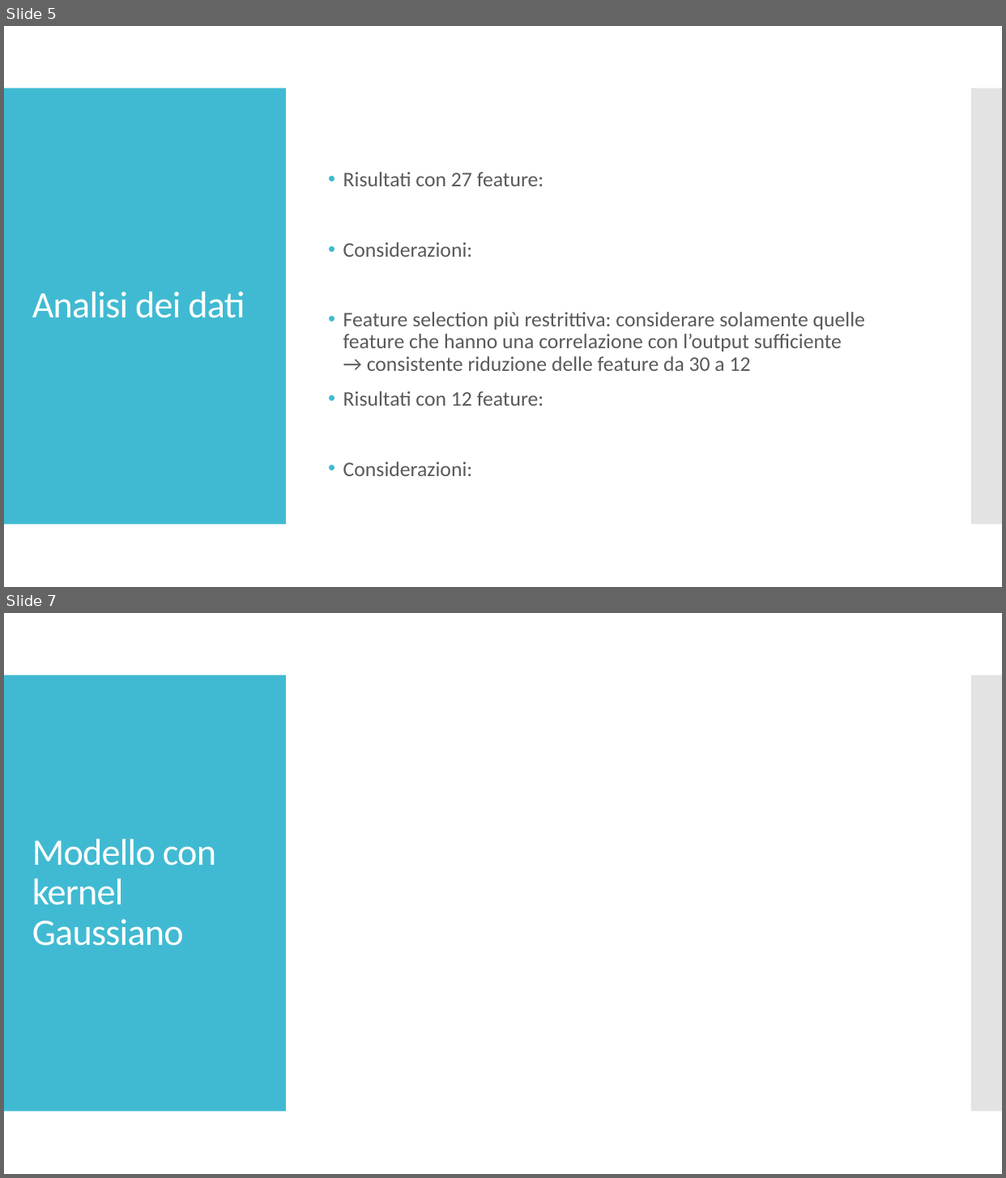
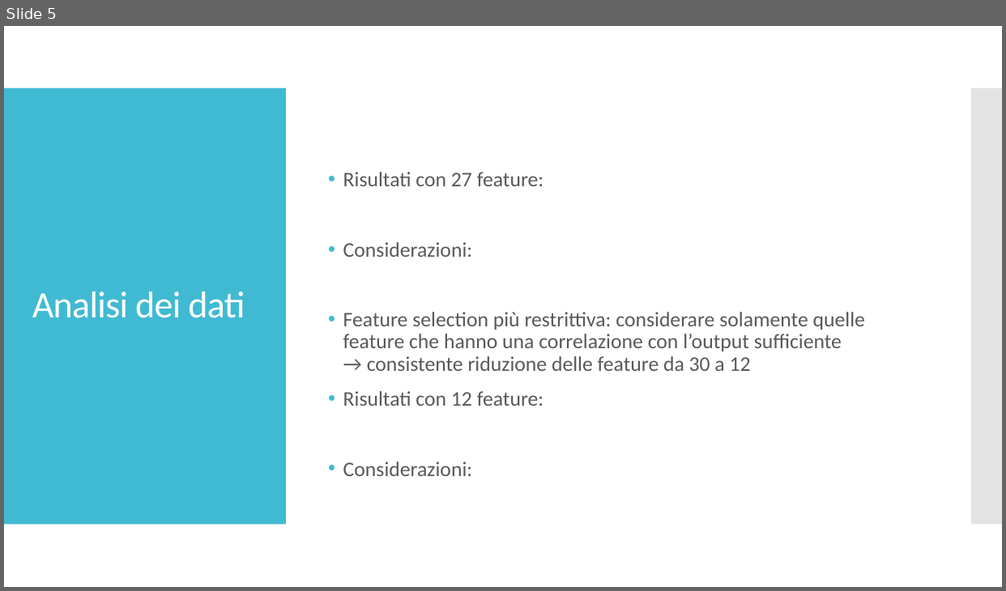
Before and after one commit to gianlubiscotto/Data-Analysis-and-Data-Mining, a slide deck: slide.pptx. Shown one above the other, each under a label of ours: slides 5 and 7 before the commit, slide 5 after it; the slides between them are not shown. The pictures are 1006x1178 and 1006x591 pixels, drawn with LibreOffice and Linux fonts; fonts in the diff are those of the drawing. Boxes give left, top, right and bottom in pixels: in the first picture for what was removed or moved away, otherwise in the second. Text is boxed around its words. In the diff, an @@ line names an element or a change of style, - is before the commit and + after.

```diff
--- a/slide.pptx
+++ b/slide.pptx
@@ slide 7 removed at (x1=4, y1=613, x2=1002, y2=1174), background #FFFFFF; not listed: 2 template elements that a slide beside it also shows @@
@@ title removed at (x1=32, y1=839, x2=216, y2=946) @@
-Modello con kernel Gaussiano
```
Also in this commit, not shown: 4 slides changed, 1 other file.
